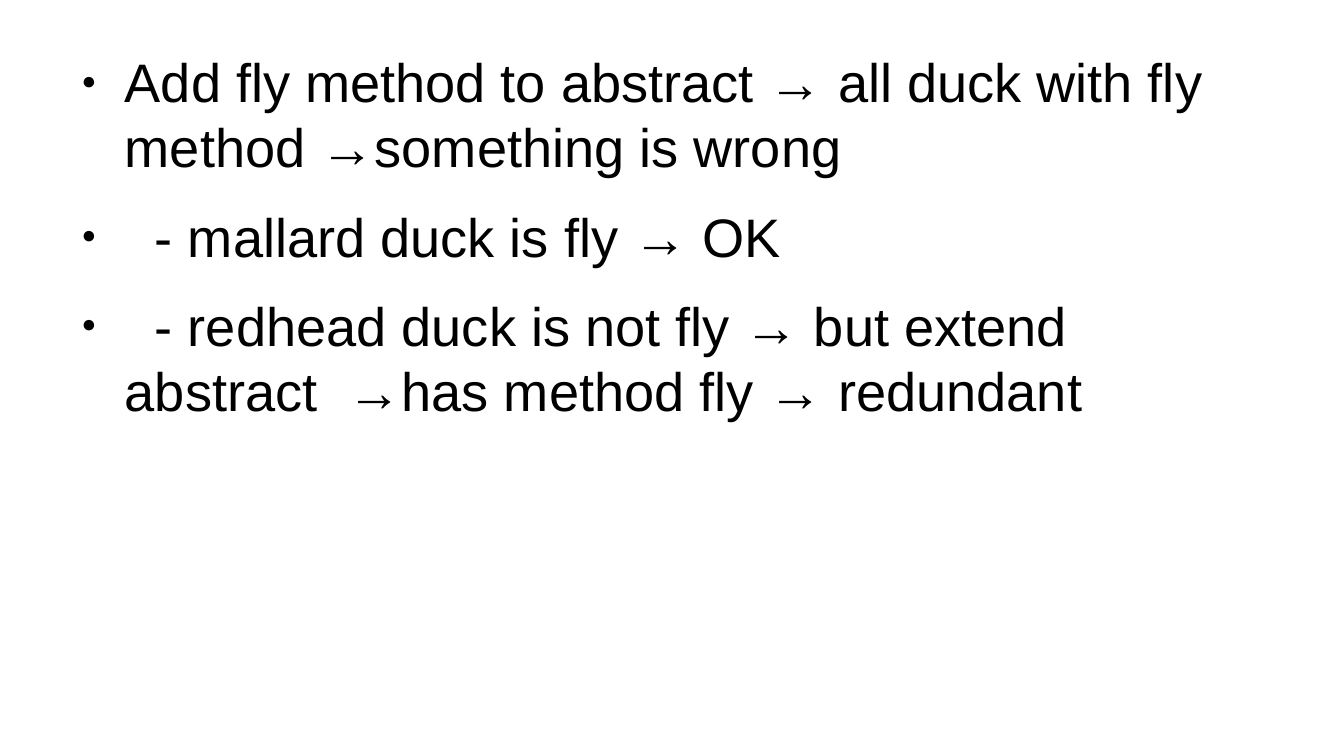
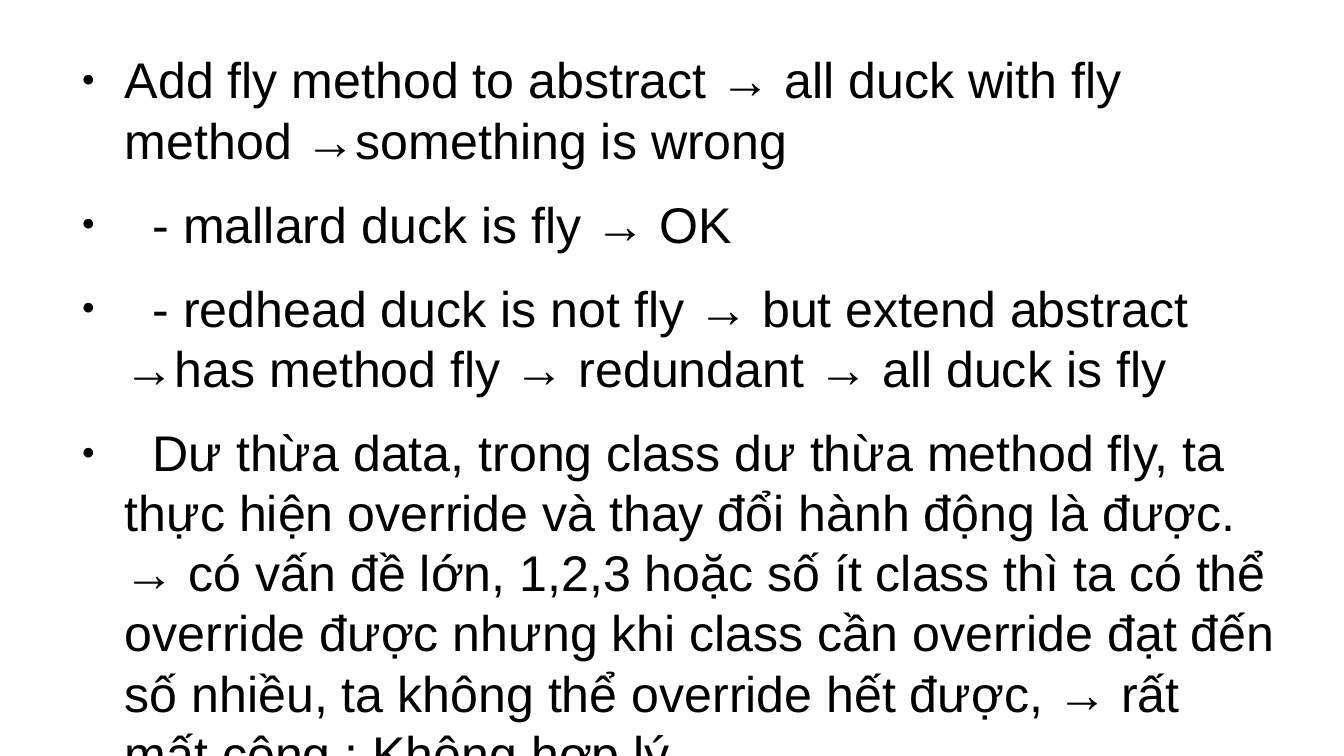
Before and after one commit to cuongnl/design_pattern, a slide deck: slide 5 of strategy_pattern/note.odp. Drawn at 1344x756 pixels with LibreOffice and Linux fonts; fonts in the diff are those of the drawing. Boxes give left, top, right and bottom in pixels: in the first picture for what was removed or moved away, otherwise in the second. Text is boxed around its words. In the diff, an @@ line names an element or a change of style, - is before the commit and + after.

```diff
--- a/strategy_pattern/note.odp
+++ b/strategy_pattern/note.odp
@@ text at [125,61,1121,253]: size 32 to 29.6 pt in "Add fly method to abstract → all ...", "- mallard duck is fly → OK" @@
@@ text at [125,290,1275,722]: text changed; size 32 to 29.6 pt @@
-● - redhead duck is not fly → but extend abstract →has method fly → redundant
+● - redhead duck is not fly → but extend abstract →has method fly → redundant → all duck is fly
+● Dư thừa data, trong class dư thừa method fly, ta thực hiện override và thay đổi hành động là được. → có vấn đề lớn, 1,2,3 hoặc số ít class thì ta có thể override được nhưng khi class cần override đạt đến số nhiều, ta không thể override hết được, → rất mất công : Không hợp lý
```
Also in this commit, not shown: 8 slides added, 11 other files.
